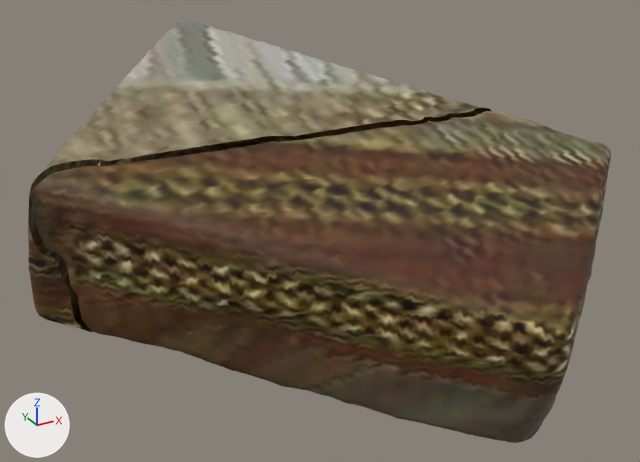
Renders of the glTF model public/models/alkafeel/kfl-2302.glb from each side of a commit.
The view is the same before and after, from a camera (50 mm lens) standing at (-0.688, -1.197, 0.553) and looking at (-0.033, -0.005, -0.043). The lights are fixed; the arrows at lower left show +X, +Y and +Z. The older version comes first.

Names of what the first picture shows: 'geometry_0'.
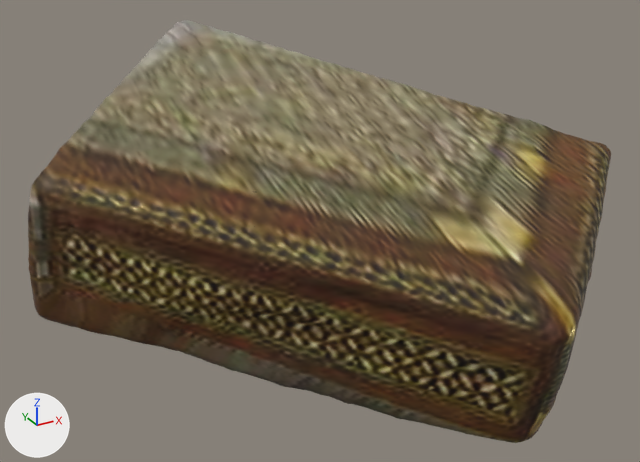
Edits to the scene script, one JSON object a line:
```json
{"op": "add", "block": "mat_alkafeel_watertight_pbr", "code": ["mat_alkafeel_watertight_pbr = bpy.data.materials.new('AlKafeel_Watertight_PBR')", "# uses the picture img_image_0", "# uses the picture img_image_1", "# uses the picture img_image_2"]}
{"block": "me_geometry_0", "where": "# used by ob_geometry_0; location = (0.0, 0.0, 0.0)"}
{"op": "remove", "block": "me_geometry_0", "code": "me_geometry_0.from_pydata(...)  # 35315 vertices, 69990 faces; spans x -0.498..0.496, y -0.465..0.464, z -0.254..0.253"}
{"op": "add", "block": "me_geometry_0", "code": "me_geometry_0.from_pydata(...)  # 34997 vertices, 69990 faces; spans x -0.498..0.496, y -0.465..0.464, z -0.254..0.253"}
{"block": "me_geometry_0", "change": "me_geometry_0 part 1: 913 vertices moved from x -0.494..0.449, y -0.016..0.02, z -0.176..0.143 to x -0.493..0.448, y -0.015..0.019, z -0.176..0.142; 683 vertices removed from x -0.493..0.447, y -0.016..0.018, z -0.175..0.14; 365 vertices added at x -0.489..0.444, y -0.015..0.017, z -0.174..0.138"}
{"block": "me_geometry_0", "change": "me_geometry_0 part 2: 68244 kept faces spanning x -0.498..0.496, y -0.465..0.464, z -0.254..0.253 get new texture (UV) coordinates"}
{"block": "me_geometry_0", "change": "me_geometry_0 part 3: 68466 faces spanning x -0.498..0.496, y -0.465..0.464, z -0.254..0.253 switch from mat_alkafeel_hd_pbr to mat_alkafeel_watertight_pbr"}
```

Where the change shows, as pixel boxes [x1, y1, x2, y2] in the pictures (640 x 462 px; the box of a moved part takes in the faces that stretch with it):
```json
{"part": 1, "of": "me_geometry_0", "change": "moved or reshaped", "before": [28, 106, 508, 336], "after": [28, 106, 508, 335]}
{"part": 2, "of": "me_geometry_0", "change": "surface changed", "before": [28, 20, 611, 443], "after": [28, 20, 611, 443]}
{"part": 3, "of": "me_geometry_0", "change": "recoloured", "before": [28, 20, 611, 443], "after": [28, 20, 611, 443]}
```
